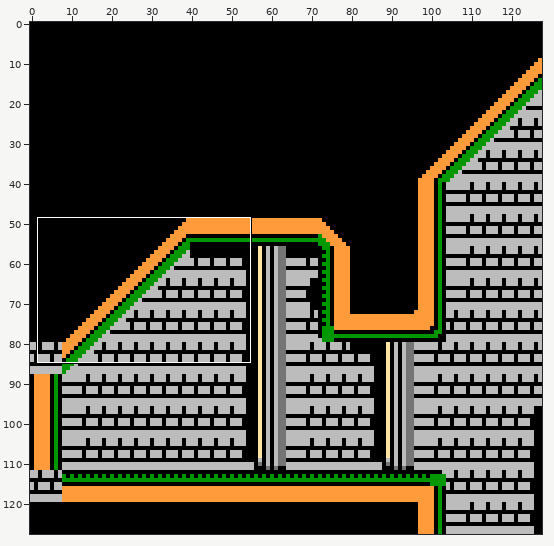
A sprite sheet gets an edit: icons/levels/Sewers_Sewer_Layout_0_Sewer_Object_0.png. Above: a wide view before the commit, with the close-up outlined.
Close-up. Before:
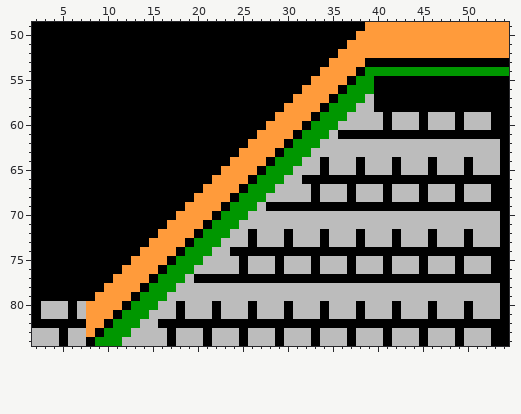
The file is 128x128 pixels. Shown: x 2..54, y 49..84. The commit also changed other parts of the picture, which this record leaves out.
After:
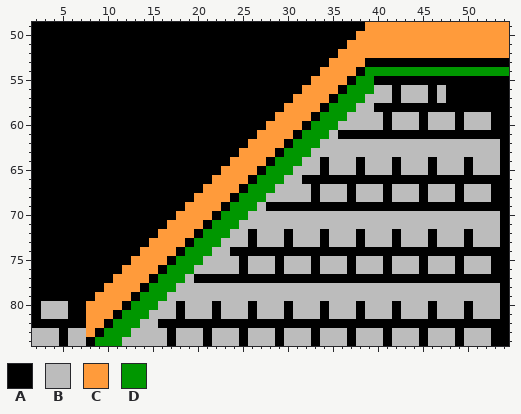
Palette (. is transparent): A #000000  B #bcbcbc  C #ff9b3b  D #009700
From old to new:
Colour A replaces colour B in rows 80 to 81 at x 7.
Colour B replaces colour A in rows 56 to 57 at x 40 to 41, 43 to 45 and 47.
